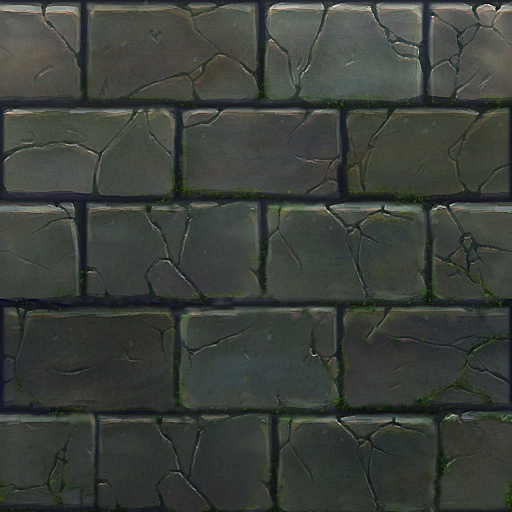
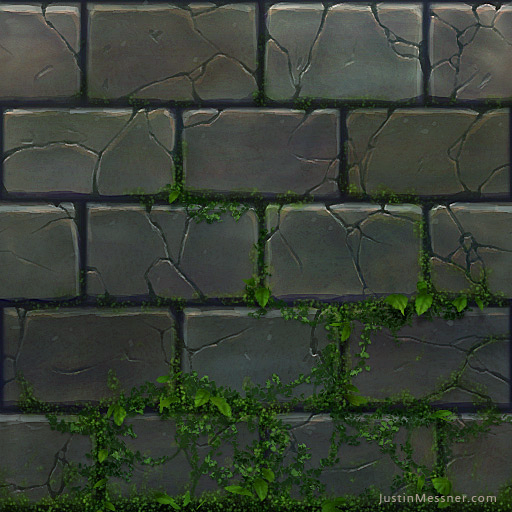
Before/after of a w=512, h=512 layered artwork. What changed in the layer stack:
hid "Messner_OvergrownWall" (1st of 2) over [0, 31, 512, 512]
